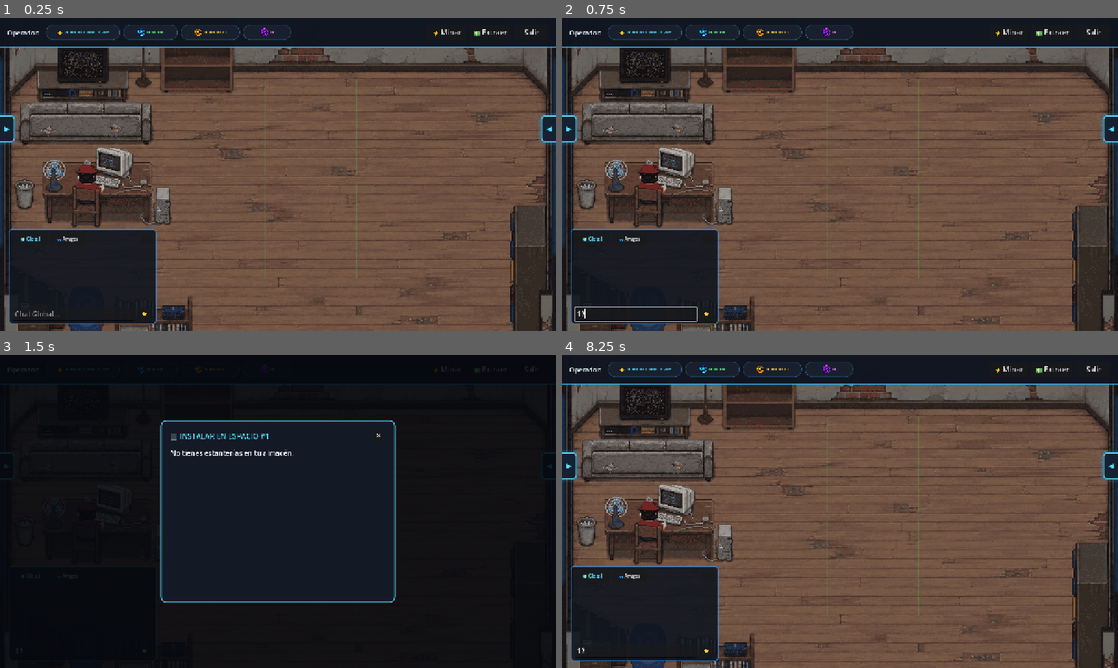
Above: before the commit, frames 1-4 (two rows, left to right).
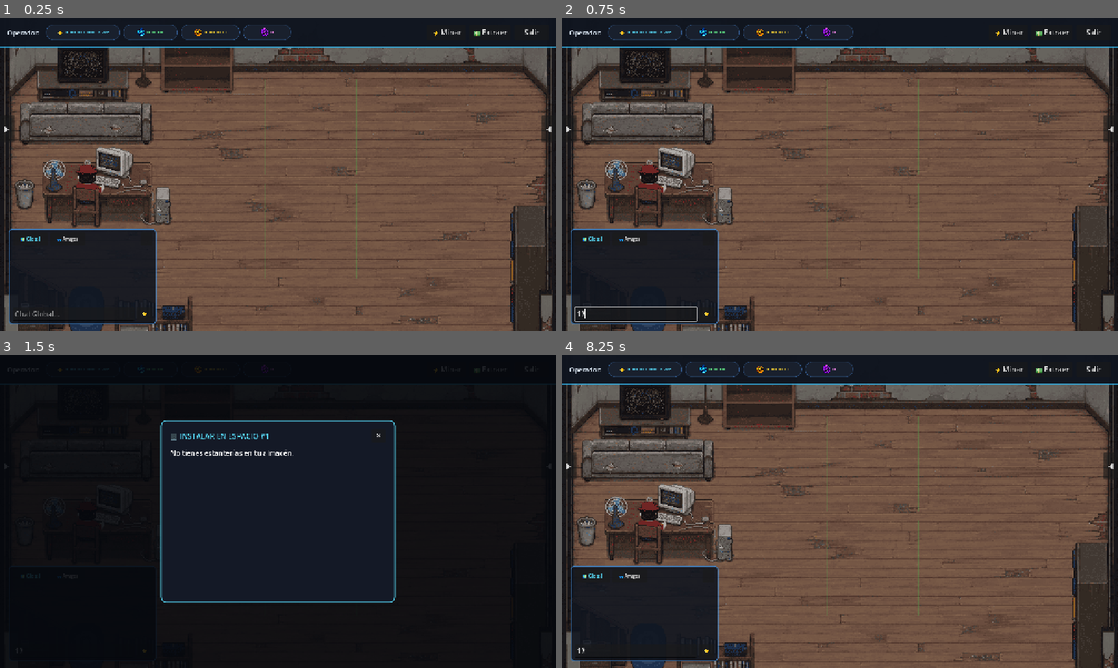
Above: after the commit, the same moments.

Repository: mariaelenabernia3-jpg/kilowat-game
Game: Godot game, scene res://features/room/main_room.tscn
Two runs of this game, one before a commit and one after it. Both use one fixed random seed, a clock stepped at 60 frames per second and the inputs below. This scene is started directly instead of the project's main scene.
Inputs (mouse positions are in pixels of both pictures, inside the frame that each line leads up to):
- Up to frame 1 (0.25 s): no input
- Up to frame 2 (0.75 s): click (634, 315) at 0.52 s; type "12" at 0.6 s
- Up to frame 3 (1.5 s): click (211, 464) at 1.27 s
- Up to frame 4 (8.25 s): click "⚡ Minar" at 2 s; click "💵 Extraer" at 2.75 s; click "▶" at 3.5 s; click "◀" at 4.25 s; click "🌍 Global" at 5 s; click "👥 Amigos" at 5.75 s; click "—" at 6.5 s; click "⚡" at 7.25 s; click "✕" at 8 s

The runs differ from the first frame. In frame 1, 1.0% of the frame differs, in the area x 0-100%, y 12-76%; in frame 2, 1.0%; in frame 3, less than 0.1%; in frame 4, 1.0%.

Commit message:
Actualizacion...

Diff:
--- a/core/state/game_manager.gd
+++ b/core/state/game_manager.gd
@@ -836,3 +836,6 @@
 			err_msg = str(res["error"])
 
 		return {"success": false, "error": err_msg}
+
+func load_player_materials() -> void:
+	await load_player_rpg_state()
--- a/features/room/controls/zoom_controller.gd
+++ b/features/room/controls/zoom_controller.gd
@@ -48,7 +48,7 @@
 func _input(event: InputEvent) -> void:
 	var vp_size: Vector2 = get_viewport().get_visible_rect().size
 
-	# 1. TECLAS '+' Y '-' EN PC (Se quitó la rueda del ratón para no trabar el scroll)
+	# 1. ZOOM EN PC: SOLO CON TECLAS '+' Y '-' (RUEDA DEL RATÓN LIBERADA PARA SCROLL)
 	if event is InputEventKey and event.pressed and not event.echo:
 		if event.keycode in [KEY_PLUS, KEY_KP_ADD, KEY_EQUAL]:
 			_step_zoom(1.20, vp_size / 2.0)
@@ -62,7 +62,7 @@
 			reset_zoom(true)
 			return
 
-	# 2. CELULAR: PINCH TO ZOOM CON 2 DEDOS (NO INTERCEPTA 1 DEDO PARA PERMITIR SCROLL FLUIDO)
+	# 2. CELULAR: PINCH CON 2 DEDOS (NO INTERCEPTA 1 DEDO PARA QUE EL SCROLL NO SE TRABE)
 	if event is InputEventScreenTouch:
 		if event.pressed:
 			touch_points[event.index] = event.position
@@ -91,7 +91,6 @@
 			_clamp_pan(vp_size)
 			_apply_transform()
 			get_viewport().set_input_as_handled()
-		# Si es 1 dedo y no hay zoom, se deja pasar libre para que todos los scrolls funcionen fluidos sin trabarse
 
 func _start_pinch() -> void:
 	is_pinching = true
--- a/features/room/main_room.gd
+++ b/features/room/main_room.gd
@@ -97,6 +97,11 @@
 	_create_rack_select_modal()
 	_create_market_modal()
 
+	# Asegurar que RoomGrid dibuje por encima del fondo en Android
+	if room_grid:
+		room_grid.z_index = 5
+		room_grid.z_as_relative = false
+
 	var taller_script = load("res://features/room/taller/taller_modal.gd")
 	if taller_script:
 		taller_modal = taller_script.new()
@@ -113,7 +118,7 @@
 
 	_apply_equipped_background()
 
-	# SALVAVIDAS: Si el perfil aún no se cargó en el móvil, recuperarlo aquí mismo
+	# Recuperar sesión y cargar perfil si venía vacío
 	if GameManager.username == "":
 		if SupabaseClient.current_user_id == "":
 			if SupabaseAuth.load_saved_session():
@@ -121,12 +126,10 @@
 		if SupabaseClient.current_user_id != "":
 			await GameManager.load_profile()
 
-	# Cargar inventario y estado RPG (SIN la línea 117 que causaba el corte)
 	await GameManager.load_player_inventory()
 	await GameManager.load_player_parts()
 	await GameManager.load_player_rpg_state()
 
-	# Dibujar los estantes y generadores en pantalla
 	_render_placed_racks()
 	_render_placed_generators()
 	_refresh_inventory_ui()
@@ -266,13 +269,8 @@
 	var p_st := StyleBoxFlat.new()
 	p_st.bg_color = Color(0.06, 0.08, 0.12, 0.96)
 	p_st.border_color = Color(0.25, 0.55, 0.85, 0.9)
-	p_st.border_width_right = 2
-	p_st.border_width_top = 2
-	p_st.border_width_bottom = 2
-	p_st.corner_radius_top_right = 10
-	p_st.corner_radius_bottom_right = 10
-	p_st.shadow_color = Color(0.1, 0.45, 0.8, 0.3)
-	p_st.shadow_size = 12
+	p_st.border_width_right = 2; p_st.border_width_top = 2; p_st.border_width_bottom = 2
+	p_st.corner_radius_top_right = 10; p_st.corner_radius_bottom_right = 10
 	panel.add_theme_stylebox_override("panel", p_st)
 
 	var margin := MarginContainer.new()
@@ -293,18 +291,6 @@
 
 	var sep := HSeparator.new()
 	vbox.add_child(sep)
-
-	var btn_normal := StyleBoxFlat.new()
-	btn_normal.bg_color = Color(0.10, 0.13, 0.19, 0.9)
-	btn_normal.border_color = Color(0.25, 0.38, 0.55, 0.7)
-	btn_normal.set_border_width_all(1)
-	btn_normal.set_corner_radius_all(6)
-
-	var btn_hover := StyleBoxFlat.new()
-	btn_hover.bg_color = Color(0.14, 0.20, 0.30, 1.0)
-	btn_hover.border_color = Color(0.35, 0.88, 1.0, 1.0)
-	btn_hover.set_border_width_all(1)
-	btn_hover.set_corner_radius_all(6)
 
 	var options = [
 		{"id": "taller", "text": "🔧 Taller Mecánico", "color": Color(1.0, 0.85, 0.25)},
@@ -323,9 +309,6 @@
 		b.text = opt["text"]
 		b.custom_minimum_size = Vector2(0, 34)
 		b.mouse_default_cursor_shape = Control.CURSOR_POINTING_HAND
-		b.add_theme_stylebox_override("normal", btn_normal)
-		b.add_theme_stylebox_override("hover", btn_hover)
-		b.add_theme_stylebox_override("pressed", btn_hover)
 		b.add_theme_color_override("font_color", opt["color"])
 		b.add_theme_font_size_override("font_size", 12)
 
@@ -347,21 +330,6 @@
 	drawer_tab_btn.custom_minimum_size = Vector2(34, 60)
 	drawer_tab_btn.size = Vector2(34, 60)
 	drawer_tab_btn.mouse_default_cursor_shape = Control.CURSOR_POINTING_HAND
-
-	var tab_st := StyleBoxFlat.new()
-	tab_st.bg_color = Color(0.08, 0.12, 0.18, 0.96)
-	tab_st.border_color = Color(0.35, 0.88, 1.0, 1.0)
-	tab_st.border_width_right = 2
-	tab_st.border_width_top = 2
-	tab_st.border_width_bottom = 2
-	tab_st.corner_radius_top_right = 8
-	tab_st.corner_radius_bottom_right = 8
-	tab_st.shadow_color = Color(0.15, 0.6, 0.9, 0.4)
-	tab_st.shadow_size = 8
-	drawer_tab_btn.add_theme_stylebox_override("normal", tab_st)
-	drawer_tab_btn.add_theme_stylebox_override("hover", tab_st)
-	drawer_tab_btn.add_theme_color_override("font_color", Color(0.35, 0.88, 1.0))
-	drawer_tab_btn.add_theme_font_size_override("font_size", 15)
 	drawer_tab_btn.pressed.connect(_toggle_drawer)
 
 	drawer_root.add_child(drawer_tab_btn)
@@ -568,8 +536,6 @@
 	p_st.bg_color = Color(0.07, 0.09, 0.13, 0.98)
 	p_st.border_color = Color(0.3, 0.95, 0.75, 1.0)
 	p_st.set_border_width_all(2); p_st.set_corner_radius_all(12)
-	p_st.shadow_color = Color(0.1, 0.6, 0.45, 0.3)
-	p_st.shadow_size = 14
 	panel.add_theme_stylebox_override("panel", p_st)
 	center.add_child(panel)
 
@@ -767,7 +733,7 @@
 	market_status_lbl.text = "Cargando tus artículos..."
 
 	await GameManager.load_player_inventory()
-	await GameManager.load_player_materials()
+	# (Asegúrate de que NO esté la línea await GameManager.load_player_materials())
 	await GameManager.load_player_parts()
 	await GameManager.load_player_rpg_state()
 	market_status_lbl.text = ""
@@ -1248,6 +1214,7 @@
 	for child in anchor.get_children(): child.queue_free()
 	var r_instance = RACK_VIEW_SCENE.instantiate()
 	anchor.add_child(r_instance)
+	r_instance.z_index = 6
 	r_instance.setup_rack(_get_rack_data(rack_info), str(rack_info.get("id", "")), slot_idx)
 	spawned_racks[slot_idx] = r_instance
 
@@ -1289,6 +1256,7 @@
 					occupied_slots[slot_key] = true
 					var gen_view = GENERATOR_VIEW_SCENE.instantiate()
 					marker.add_child(gen_view)
+					gen_view.z_index = 7
 					var res = _get_gen_data(str(gen.get("generator_type", "")))
 					var rem_sec = int(gen.get("remaining_active_seconds", 21600))
 					var dur = float(gen.get("durability", 100.0))
@@ -1328,8 +1296,6 @@
 	p_st.border_color = Color(0.25, 0.55, 0.85, 0.9)
 	p_st.border_width_left = 2; p_st.border_width_top = 2; p_st.border_width_bottom = 2
 	p_st.corner_radius_top_left = 10; p_st.corner_radius_bottom_left = 10
-	p_st.shadow_color = Color(0.1, 0.45, 0.8, 0.3)
-	p_st.shadow_size = 12
 	panel.add_theme_stylebox_override("panel", p_st)
 
 	var margin := MarginContainer.new()
@@ -1387,17 +1353,6 @@
 	inv_tab_btn.custom_minimum_size = Vector2(34, 60)
 	inv_tab_btn.size = Vector2(34, 60)
 	inv_tab_btn.mouse_default_cursor_shape = Control.CURSOR_POINTING_HAND
-
-	var tab_st := StyleBoxFlat.new()
-	tab_st.bg_color = Color(0.08, 0.12, 0.18, 0.96)
-	tab_st.border_color = Color(0.35, 0.88, 1.0, 1.0)
-	tab_st.border_width_left = 2; tab_st.border_width_top = 2; tab_st.border_width_bottom = 2
-	tab_st.corner_radius_top_left = 8; tab_st.corner_radius_bottom_left = 8
-	tab_st.shadow_color = Color(0.15, 0.6, 0.9, 0.4); tab_st.shadow_size = 8
-	inv_tab_btn.add_theme_stylebox_override("normal", tab_st)
-	inv_tab_btn.add_theme_stylebox_override("hover", tab_st)
-	inv_tab_btn.add_theme_color_override("font_color", Color(0.35, 0.88, 1.0))
-	inv_tab_btn.add_theme_font_size_override("font_size", 15)
 	inv_tab_btn.pressed.connect(_toggle_inventory_drawer)
 
 	inv_root.add_child(inv_tab_btn)
